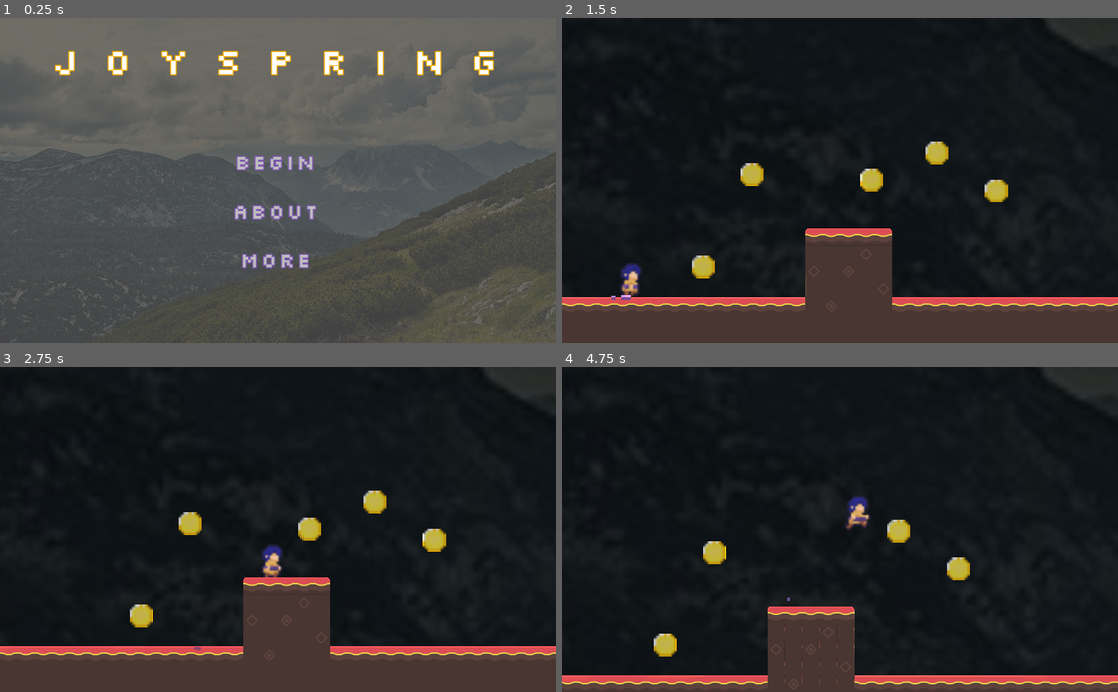
Above: before the commit, frames 1-4 (two rows, left to right).
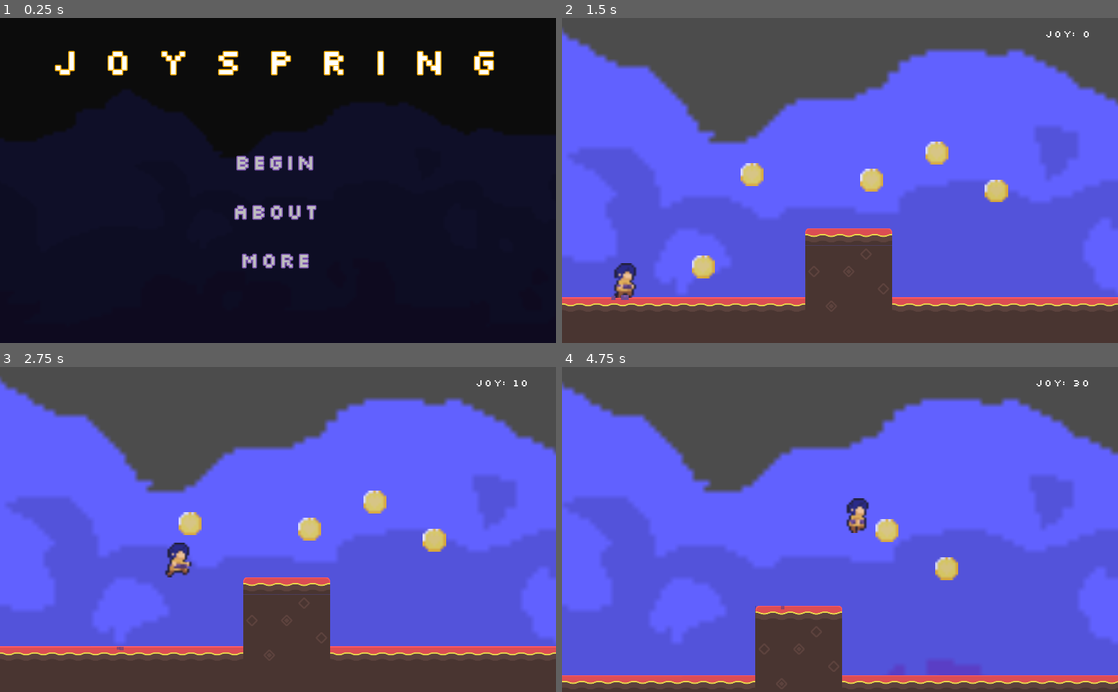
Above: after the commit, the same moments.

Repository: studio-heart-engine/joyspring
Game: Godot game, scene res://Menu.tscn
The game is run twice, just before and just after one commit, with the same random seed, the same clock (stepped at 60 frames per second) and the same inputs.
Inputs:
- Up to frame 1 (0.25 s): no input
- Up to frame 2 (1.5 s): click "About" at 0.5 s; hold Right (ui_right) from 1.28 s (still down); hold Shift (sneak, bound only after the commit) from 1.28 s (still down)
- Up to frame 3 (2.75 s): keep holding Right (ui_right); tap Space (jump, bound only after the commit) at 1.52, 1.55, 1.82, 2.1, 2.27, 2.57 s; release Shift (sneak, bound only after the commit) at 2.03 s; tap Shift (sneak, bound only after the commit) at 2.3 s
- Up to frame 4 (4.75 s): release Right (ui_right) at 2.78 s; hold Left (ui_left) 2.78-3.53 s; hold Shift (sneak, bound only after the commit) 2.78-3.53 s; tap Space (jump, bound only after the commit) at 3.05, 3.77, 4.07 s; hold Right (ui_right) from 3.53 s (still down); tap Shift (sneak, bound only after the commit) at 3.6 s; hold Space (jump, bound only after the commit) from 4.28 s (still down)

The runs differ from the first frame. In frame 1, 98% of the frame differs, in the area x 0-100%, y 0-100%; in frame 2, 83%; in frame 3, 83%; in frame 4, 93%.

Commit message:
added jump and new background

Diff:
--- a/Menu.tscn
+++ b/Menu.tscn
@@ -1,7 +1,7 @@
 [gd_scene load_steps=6 format=2]
 
 [ext_resource path="res://Menu.gd" type="Script" id=1]
-[ext_resource path="res://bg.jpg" type="Texture" id=2]
+[ext_resource path="res://aseprite/background.png" type="Texture" id=2]
 [ext_resource path="res://silkscreen.tres" type="DynamicFont" id=3]
 [ext_resource path="res://slkscre.ttf" type="DynamicFontData" id=4]
 
@@ -18,12 +18,16 @@
 script = ExtResource( 1 )
 
 [node name="TextureRect" type="TextureRect" parent="."]
-modulate = Color( 1, 1, 1, 0.196078 )
 anchor_right = 1.0
 anchor_bottom = 1.0
 texture = ExtResource( 2 )
 expand = true
 stretch_mode = 7
+
+[node name="ColorRect" type="ColorRect" parent="."]
+anchor_right = 1.0
+anchor_bottom = 1.0
+color = Color( 0, 0, 0, 0.839216 )
 
 [node name="VBoxContainer" type="VBoxContainer" parent="."]
 margin_left = 350.0
--- a/PlatformerTemplate.tscn
+++ b/PlatformerTemplate.tscn
@@ -1,12 +1,11 @@
-[gd_scene load_steps=31 format=2]
-
-[ext_resource path="res://bg.jpg" type="Texture" id=1]
+[gd_scene load_steps=30 format=2]
+
+[ext_resource path="res://aseprite/background.png" type="Texture" id=1]
 [ext_resource path="res://tilesheet.png" type="Texture" id=2]
 [ext_resource path="res://Player.tscn" type="PackedScene" id=3]
-[ext_resource path="res://WarmLight.tscn" type="PackedScene" id=4]
-[ext_resource path="res://Coin.tscn" type="PackedScene" id=5]
-[ext_resource path="res://HUD.gd" type="Script" id=6]
-[ext_resource path="res://slkscre.ttf" type="DynamicFontData" id=7]
+[ext_resource path="res://Coin.tscn" type="PackedScene" id=4]
+[ext_resource path="res://HUD.gd" type="Script" id=5]
+[ext_resource path="res://slkscre.ttf" type="DynamicFontData" id=6]
 
 [sub_resource type="OccluderPolygon2D" id=1]
 polygon = PoolVector2Array( 0, 0, 64, 0, 64, 64, 0, 64 )
@@ -272,8 +271,6 @@
 motion_scale = Vector2( 0.1, 0 )
 
 [node name="mountains" type="Sprite" parent="ParallaxBackground/ParallaxLayer"]
-self_modulate = Color( 0.207843, 0.207843, 0.207843, 1 )
-position = Vector2( 1250, 3.63798e-12 )
 scale = Vector2( 10, 10 )
 texture = ExtResource( 1 )
 
@@ -302,36 +299,39 @@
 amount = 20
 randomness = 1.0
 
-[node name="Light" parent="Player" instance=ExtResource( 4 )]
+[node name="RayCast" parent="Player" index="5"]
+visible = false
+
+[node name="Light" parent="Player" index="6"]
+energy = 0.35
 
 [node name="Coins" type="Node" parent="."]
 
-[node name="Coin" parent="Coins" instance=ExtResource( 5 )]
+[node name="Coin" parent="Coins" instance=ExtResource( 4 )]
 position = Vector2( 260, 360 )
 
-[node name="Coin2" parent="Coins" instance=ExtResource( 5 )]
+[node name="Coin2" parent="Coins" instance=ExtResource( 4 )]
 position = Vector2( 350, 190 )
 
-[node name="Coin3" parent="Coins" instance=ExtResource( 5 )]
+[node name="Coin3" parent="Coins" instance=ExtResource( 4 )]
 position = Vector2( 570, 200 )
 
-[node name="Coin4" parent="Coins" instance=ExtResource( 5 )]
+[node name="Coin4" parent="Coins" instance=ExtResource( 4 )]
 position = Vector2( 690, 150 )
 
-[node name="Coin5" parent="Coins" instance=ExtResource( 5 )]
+[node name="Coin5" parent="Coins" instance=ExtResource( 4 )]
 position = Vector2( 800, 220 )
 
-[node name="Coin6" parent="Coins" instance=ExtResource( 5 )]
+[node name="Coin6" parent="Coins" instance=ExtResource( 4 )]
 position = Vector2( 1520, 270 )
 
-[node name="Coin7" parent="Coins" instance=ExtResource( 5 )]
+[node name="Coin7" parent="Coins" instance=ExtResource( 4 )]
 position = Vector2( 1400, 240 )
 
 [node name="HUD" type="CanvasLayer" parent="."]
-script = ExtResource( 6 )
+script = ExtResource( 5 )
 
 [node name="MarginContainer" type="MarginContainer" parent="HUD"]
-visible = false
 anchor_left = 1.0
 anchor_right = 1.0
 margin_left = -1024.0
--- a/Player.gd
+++ b/Player.gd
@@ -1,16 +1,17 @@
 extends KinematicBody2D
 
-export var speed = 200 # how fast he can run
-export var acc = 20 # how fast he can change directions
+export var speed = 200 # how fast you can run
+export var acc = 20 # how fast you can change directions
+export var walk_slowness = 0.3
 export var gravity = 50
-var Coin = preload("res://Coin.tscn")
+export var jump_height = 20
 
 onready var velocity = Vector2.ZERO
 onready var anim_player = $AnimatedSprite/AnimationPlayer
+onready var squish_stretch_player = $AnimatedSprite/SquishStretchPlayer
 onready var particle_emitter = $Particles
-
-
-
+onready var raycast = $RayCast
+onready var was_on_floor = is_on_floor()
 
 func _physics_process(delta):
 	var dir = 0
@@ -19,14 +20,25 @@
 	if Input.is_action_pressed("ui_left"):
 		dir -= 1
 
-	particle_emitter.emitting = dir != 0 && is_on_floor()
-	anim_player.play("stand" if dir == 0 else "run")
+	particle_emitter.emitting = dir != 0 and is_on_floor()
+
+	var anim = ""
+	if not is_on_floor():
+		anim = "run"
+	elif dir == 0:
+		anim = "stand"
+	elif Input.is_action_pressed("sneak"):
+		anim = "walk"
+	else:
+		anim = "run"
+
+	anim_player.play(anim)
 
 	if dir == 1:
-		velocity.x = min(velocity.x + acc, speed)
+		velocity.x = min(velocity.x + acc, get_move_vel())
 		$AnimatedSprite/Sprite.flip_h = false
 	elif dir == -1:
-		velocity.x = max(velocity.x - acc, -speed)
+		velocity.x = max(velocity.x - acc, -get_move_vel())
 		$AnimatedSprite/Sprite.flip_h = true
 	elif velocity.x > 0:
 		velocity.x -= acc
@@ -34,13 +46,19 @@
 		velocity.x += acc
 
 	if is_on_floor():
-		if Input.is_action_pressed("ui_up"):
-			velocity.y = -20 * gravity
-		elif velocity.y > 0:
-			particle_emitter.amount = 50;
-			yield(get_tree().create_timer(0.2), "timeout");
-			particle_emitter.amount = 10;
+		if Input.is_action_pressed("jump"):
+			velocity.y = -jump_height * gravity
+			squish_stretch_player.play("stretch")
+		elif not was_on_floor:
+			squish_stretch_player.play("squish")
+
+	was_on_floor = is_on_floor()
 
 	velocity.y += gravity
 
 	velocity = move_and_slide(velocity, Vector2.UP)
+
+
+
+func get_move_vel():
+	return speed * (walk_slowness if Input.is_action_pressed("sneak") else 1)
--- a/Player.tscn
+++ b/Player.tscn
@@ -1,31 +1,79 @@
-[gd_scene load_steps=8 format=2]
+[gd_scene load_steps=11 format=2]
 
 [ext_resource path="res://Player.gd" type="Script" id=1]
 [ext_resource path="res://Riley.tscn" type="PackedScene" id=2]
-[ext_resource path="res://white-radial-gradient.png" type="Texture" id=3]
+[ext_resource path="res://WarmLight.tscn" type="PackedScene" id=3]
 
-[sub_resource type="RectangleShape2D" id=1]
+[sub_resource type="Animation" id=1]
+length = 0.7
+loop = true
+tracks/0/type = "value"
+tracks/0/path = NodePath("Sprite:region_rect")
+tracks/0/interp = 0
+tracks/0/loop_wrap = true
+tracks/0/imported = true
+tracks/0/enabled = true
+tracks/0/keys = {
+"times": PoolRealArray( 0, 0.15, 0.35, 0.5 ),
+"transitions": PoolRealArray( 1, 1, 1, 1 ),
+"update": 1,
+"values": [ Rect2( 128, 0, 16, 16 ), Rect2( 144, 0, 16, 16 ), Rect2( 160, 0, 16, 16 ), Rect2( 176, 0, 16, 16 ) ]
+}
+
+[sub_resource type="Animation" id=2]
+length = 1.9
+loop = true
+tracks/0/type = "value"
+tracks/0/path = NodePath("Sprite:region_rect")
+tracks/0/interp = 0
+tracks/0/loop_wrap = true
+tracks/0/imported = true
+tracks/0/enabled = true
+tracks/0/keys = {
+"times": PoolRealArray( 0, 0.8, 0.9, 1.7 ),
+"transitions": PoolRealArray( 1, 1, 1, 1 ),
+"update": 1,
+"values": [ Rect2( 0, 0, 16, 16 ), Rect2( 16, 0, 16, 16 ), Rect2( 32, 0, 16, 16 ), Rect2( 48, 0, 16, 16 ) ]
+}
+
+[sub_resource type="Animation" id=3]
+length = 0.95
+loop = true
+tracks/0/type = "value"
+tracks/0/path = NodePath("Sprite:region_rect")
+tracks/0/interp = 0
+tracks/0/loop_wrap = true
+tracks/0/imported = true
+tracks/0/enabled = true
+tracks/0/keys = {
+"times": PoolRealArray( 0, 0.2, 0.475, 0.675 ),
+"transitions": PoolRealArray( 1, 1, 1, 1 ),
+"update": 1,
+"values": [ Rect2( 64, 0, 16, 16 ), Rect2( 80, 0, 16, 16 ), Rect2( 96, 0, 16, 16 ), Rect2( 112, 0, 16, 16 ) ]
+}
+
+[sub_resource type="RectangleShape2D" id=4]
 extents = Vector2( 18.9298, 31.7632 )
 
-[sub_resource type="Gradient" id=2]
+[sub_resource type="Gradient" id=5]
 offsets = PoolRealArray( 0.00892857, 1 )
 colors = PoolColorArray( 0.431373, 0.305882, 0.603922, 1, 0.152941, 0.152941, 0.411765, 0 )
 
-[sub_resource type="GradientTexture" id=3]
-gradient = SubResource( 2 )
+[sub_resource type="GradientTexture" id=6]
+gradient = SubResource( 5 )
 
-[sub_resource type="ParticlesMaterial" id=4]
+[sub_resource type="ParticlesMaterial" id=7]
 emission_shape = 2
 emission_box_extents = Vector3( 10, 0, 1 )
 flag_disable_z = true
 gravity = Vector3( 0, 30, 0 )
-angular_velocity = 1.0
+angular_velocity = 0.0
 angular_velocity_random = 1.0
 orbit_velocity = 0.0
 orbit_velocity_random = 0.0
 scale = 10.0
 scale_random = 0.5
-color_ramp = SubResource( 3 )
+color_ramp = SubResource( 6 )
 
 [node name="Player" type="KinematicBody2D"]
 light_mask = 0
@@ -33,18 +81,23 @@
 script = ExtResource( 1 )
 
 [node name="AnimatedSprite" parent="." instance=ExtResource( 2 )]
-position = Vector2( 0, -32 )
 scale = Vector2( 4, 4 )
 
 [node name="Sprite" parent="AnimatedSprite" index="0"]
 light_mask = 0
 
+[node name="AnimationPlayer" parent="AnimatedSprite" index="1"]
+anims/run = SubResource( 1 )
+anims/stand = SubResource( 2 )
+anims/walk = SubResource( 3 )
+
 [node name="CollisionShape" type="CollisionShape2D" parent="."]
 visible = false
 position = Vector2( 0, -32 )
-shape = SubResource( 1 )
+shape = SubResource( 4 )
 
 [node name="Camera" type="Camera2D" parent="."]
+visible = false
 current = true
 limit_left = 0
 smoothing_enabled = true
@@ -58,20 +111,17 @@
 emitting = false
 amount = 10
 local_coords = false
-process_material = SubResource( 4 )
-
-[node name="Light2D" type="Light2D" parent="."]
-position = Vector2( 0, -32 )
-texture = ExtResource( 3 )
-range_layer_min = -1
-shadow_enabled = true
-shadow_filter = 5
+process_material = SubResource( 7 )
 
 [node name="Hitbox" type="Area2D" parent="."]
+visible = false
 
 [node name="CollisionShape" type="CollisionShape2D" parent="Hitbox"]
-visible = false
 position = Vector2( 0, -32 )
-shape = SubResource( 1 )
+shape = SubResource( 4 )
+
+[node name="Light" parent="." instance=ExtResource( 3 )]
+position = Vector2( 0, -32 )
+energy = 0.3
 
 [editable path="AnimatedSprite"]
--- a/Riley.tscn
+++ b/Riley.tscn
@@ -1,8 +1,45 @@
-[gd_scene load_steps=2 format=2]
+[gd_scene load_steps=4 format=2]
 
 [ext_resource path="res://riley.json" type="PackedScene" id=1]
 
+[sub_resource type="Animation" id=1]
+resource_name = "squish"
+length = 0.2
+tracks/0/type = "value"
+tracks/0/path = NodePath("Sprite:scale")
+tracks/0/interp = 1
+tracks/0/loop_wrap = true
+tracks/0/imported = false
+tracks/0/enabled = true
+tracks/0/keys = {
+"times": PoolRealArray( 0, 0.1, 0.2 ),
+"transitions": PoolRealArray( 1, 1, 1 ),
+"update": 0,
+"values": [ Vector2( 1, 1 ), Vector2( 1.2, 0.8 ), Vector2( 1, 1 ) ]
+}
+
+[sub_resource type="Animation" id=2]
+resource_name = "stretch"
+length = 0.3
+tracks/0/type = "value"
+tracks/0/path = NodePath("Sprite:scale")
+tracks/0/interp = 2
+tracks/0/loop_wrap = true
+tracks/0/imported = false
+tracks/0/enabled = true
+tracks/0/keys = {
+"times": PoolRealArray( 0, 0.15, 0.3 ),
+"transitions": PoolRealArray( 1, 1, 1 ),
+"update": 0,
+"values": [ Vector2( 1, 1 ), Vector2( 0.7, 1.4 ), Vector2( 1, 1 ) ]
+}
+
 [node name="Node2D" instance=ExtResource( 1 )]
 
-[node name="AnimationPlayer" parent="." index="1"]
-autoplay = "stand"
+[node name="Sprite" parent="." index="0"]
+offset = Vector2( 0, -8 )
+region_rect = Rect2( 176, 0, 16, 16 )
+
+[node name="SquishStretchPlayer" type="AnimationPlayer" parent="." index="2"]
+anims/squish = SubResource( 1 )
+anims/stretch = SubResource( 2 )
--- a/WarmLight.tscn
+++ b/WarmLight.tscn
@@ -3,11 +3,10 @@
 [ext_resource path="res://white-radial-gradient.png" type="Texture" id=1]
 
 [node name="Light2D" type="Light2D"]
-position = Vector2( 0, -32 )
 texture = ExtResource( 1 )
 texture_scale = 3.0
 color = Color( 1, 0.862745, 0.396078, 1 )
-energy = 0.7
+energy = 0.35
 range_layer_min = -1
 shadow_enabled = true
 shadow_gradient_length = 1.0
--- a/project.godot
+++ b/project.godot
@@ -54,16 +54,26 @@
 "deadzone": 0.5,
 "events": [ Object(InputEventKey,"resource_local_to_scene":false,"resource_name":"","device":0,"alt":false,"shift":false,"control":false,"meta":false,"command":false,"pressed":false,"scancode":16777232,"unicode":0,"echo":false,"script":null)
 , Object(InputEventJoypadButton,"resource_local_to_scene":false,"resource_name":"","device":0,"button_index":12,"pressure":0.0,"pressed":false,"script":null)
-, Object(InputEventKey,"resource_local_to_scene":false,"resource_name":"","device":0,"alt":false,"shift":false,"control":false,"meta":false,"command":false,"pressed":false,"scancode":87,"unicode":0,"echo":false,"script":null)
-, Object(InputEventKey,"resource_local_to_scene":false,"resource_name":"","device":0,"alt":false,"shift":false,"control":false,"meta":false,"command":false,"pressed":false,"scancode":32,"unicode":0,"echo":false,"script":null)
  ]
 }
 ui_down={
 "deadzone": 0.5,
 "events": [ Object(InputEventKey,"resource_local_to_scene":false,"resource_name":"","device":0,"alt":false,"shift":false,"control":false,"meta":false,"command":false,"pressed":false,"scancode":16777234,"unicode":0,"echo":false,"script":null)
 , Object(InputEventJoypadButton,"resource_local_to_scene":false,"resource_name":"","device":0,"button_index":13,"pressure":0.0,"pressed":false,"script":null)
+ ]
+}
+sneak={
+"deadzone": 0.5,
+"events": [ Object(InputEventKey,"resource_local_to_scene":false,"resource_name":"","device":0,"alt":false,"shift":false,"control":false,"meta":false,"command":false,"pressed":false,"scancode":16777237,"unicode":0,"echo":false,"script":null)
+, Object(InputEventKey,"resource_local_to_scene":false,"resource_name":"","device":0,"alt":false,"shift":false,"control":false,"meta":false,"command":false,"pressed":false,"scancode":16777234,"unicode":0,"echo":false,"script":null)
 , Object(InputEventKey,"resource_local_to_scene":false,"resource_name":"","device":0,"alt":false,"shift":false,"control":false,"meta":false,"command":false,"pressed":false,"scancode":83,"unicode":0,"echo":false,"script":null)
-, Object(InputEventKey,"resource_local_to_scene":false,"resource_name":"","device":0,"alt":false,"shift":false,"control":false,"meta":false,"command":false,"pressed":false,"scancode":16777237,"unicode":0,"echo":false,"script":null)
+ ]
+}
+jump={
+"deadzone": 0.5,
+"events": [ Object(InputEventKey,"resource_local_to_scene":false,"resource_name":"","device":0,"alt":false,"shift":false,"control":false,"meta":false,"command":false,"pressed":false,"scancode":32,"unicode":0,"echo":false,"script":null)
+, Object(InputEventKey,"resource_local_to_scene":false,"resource_name":"","device":0,"alt":false,"shift":false,"control":false,"meta":false,"command":false,"pressed":false,"scancode":16777232,"unicode":0,"echo":false,"script":null)
+, Object(InputEventKey,"resource_local_to_scene":false,"resource_name":"","device":0,"alt":false,"shift":false,"control":false,"meta":false,"command":false,"pressed":false,"scancode":87,"unicode":0,"echo":false,"script":null)
  ]
 }
 
Not shown: 1 places in PlatformerTemplate.tscn that only renumber resources
Renamed: bg.jpg -> background.jpg
